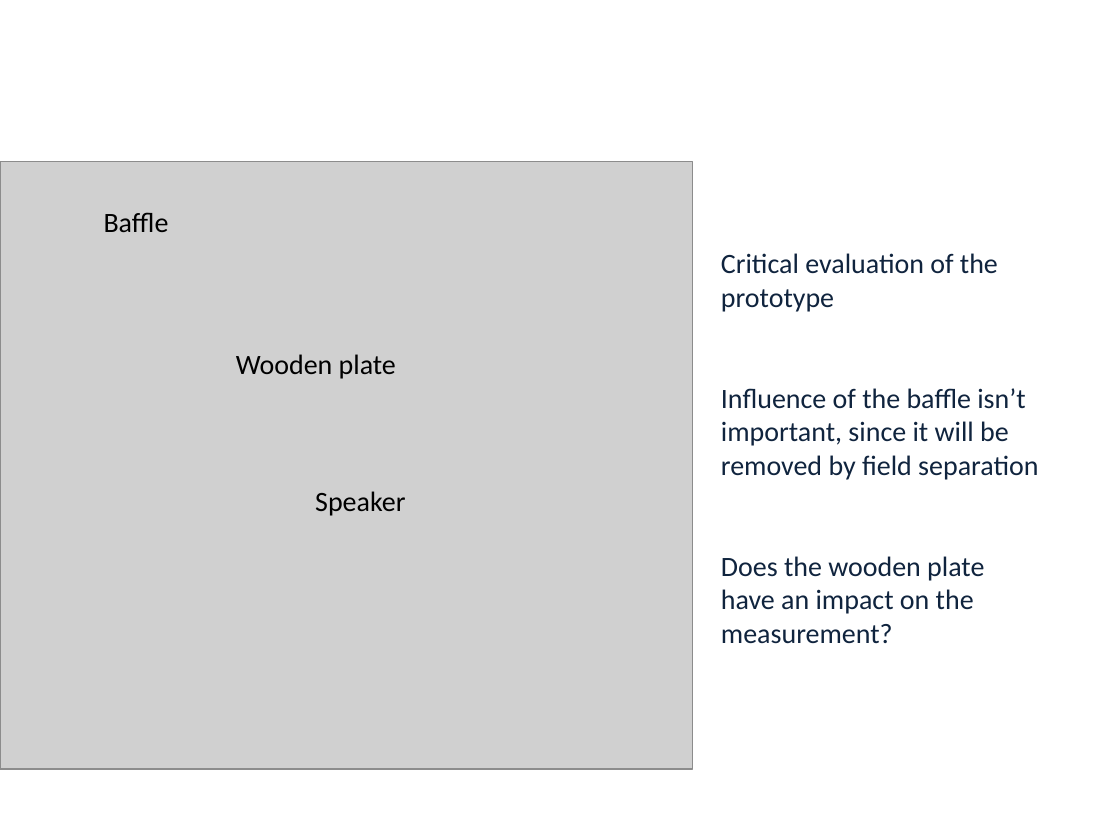
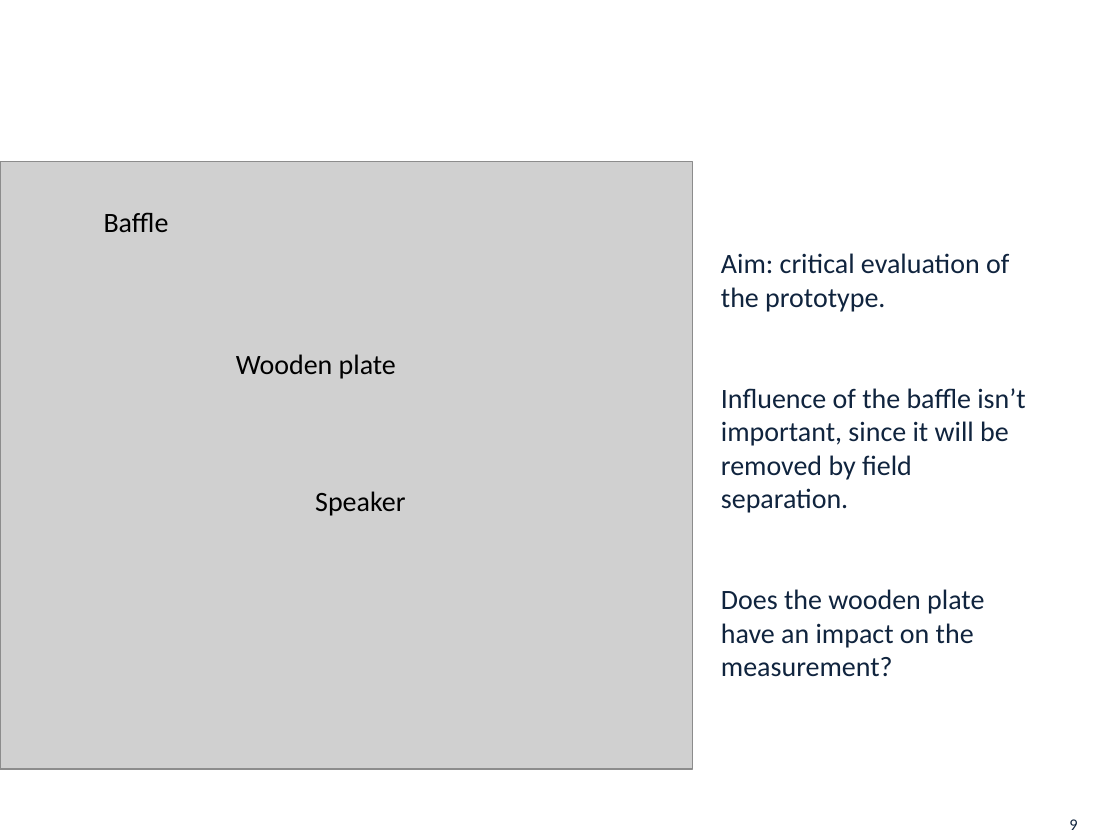
Before and after one commit to starpum/Master-Thesis, a slide deck: slide 9 of presentation/Soutenance.pptx. Drawn at 1120x840 pixels with LibreOffice and Linux fonts; fonts in the diff are those of the drawing; grey boxes stand for pictures; background and template pictures are left out. Boxes give left, top, right and bottom in pixels: in the first picture for what was removed or moved away, otherwise in the second. Text is boxed around its words. In the diff, an @@ line names an element or a change of style, - is before the commit and + after.

```diff
--- a/presentation/Soutenance.pptx
+++ b/presentation/Soutenance.pptx
@@ text at <box>721,253,1025,513</box>: text changed @@
-Critical evaluation of the prototype
-Influence of the baffle isn’t important, since it will be removed by field separation
+Aim: critical evaluation of the prototype.
+Influence of the baffle isn’t important, since it will be removed by field separation.
@@ page number added at <box>1069,819,1077,830</box>, 10.5 pt, text #0F243E @@
+9
```
Also in this commit, not shown: 26 other slides changed, 18 other files.
